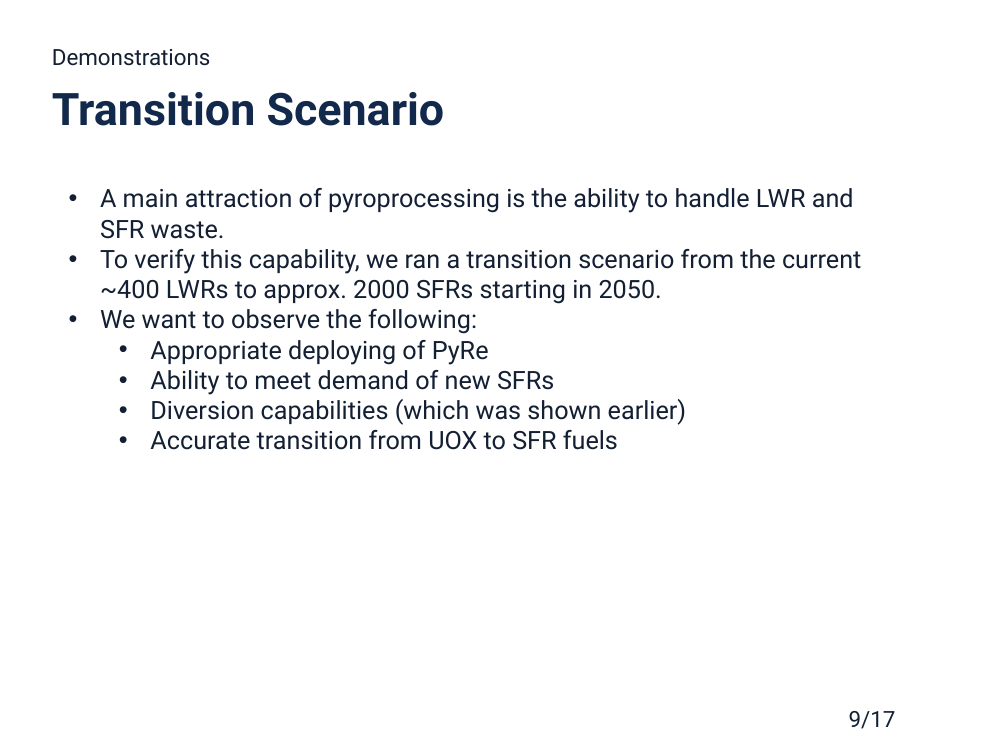
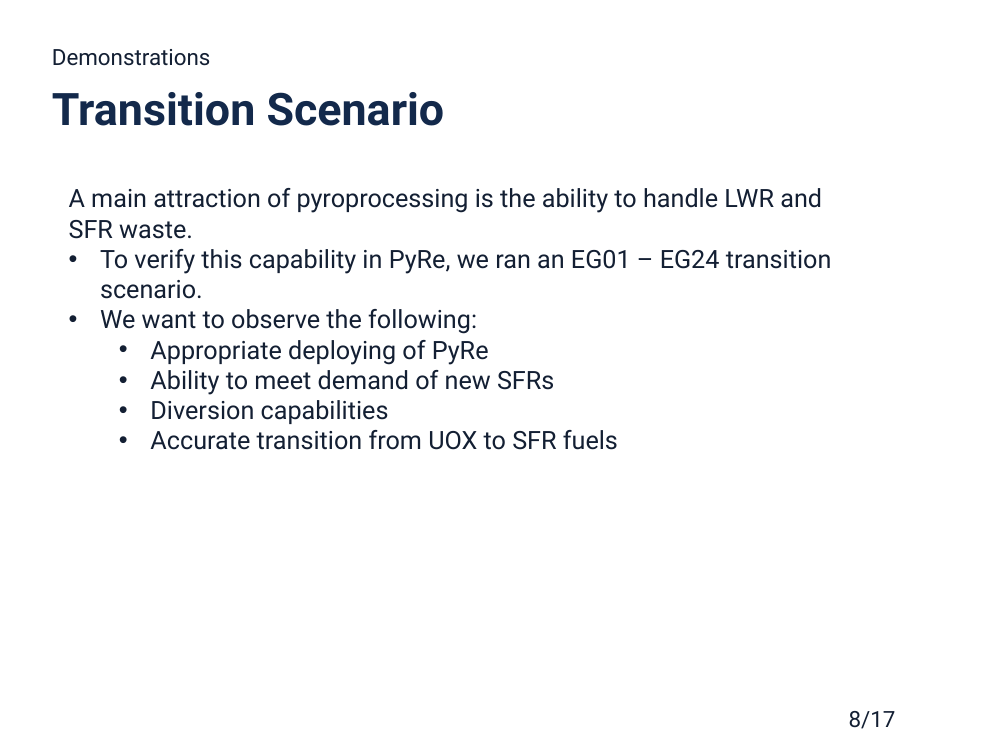
Before and after one commit to gtw2/2019-westphal-twofcs, a slide deck: slide 8 of 2019-westphal-twofcs-pres.pptx (slide 9 before the commit). Drawn at 1008x756 pixels with LibreOffice and Linux fonts; fonts in the diff are those of the drawing; background and template pictures are left out. Boxes give left, top, right and bottom in pixels: in the first picture for what was removed or moved away, otherwise in the second. Text is boxed around its words. In the diff, an @@ line names an element or a change of style, - is before the commit and + after.

```diff
--- a/2019-westphal-twofcs-pres.pptx
+++ b/2019-westphal-twofcs-pres.pptx
@@ text at (69,188,822,239): bullet • to none @@
@@ text at (100,249,832,299): text changed @@
-• To verify this capability, we ran a transition scenario from the current ~400 LWRs to approx. 2000 SFRs starting in 2050.
+• To verify this capability in PyRe, we ran an EG01 – EG24 transition scenario.
@@ text at (150,400,389,424): text changed @@
-  • Diversion capabilities (which was shown earlier)
+  • Diversion capabilities
@@ page number at (849,711,896,729): text changed @@
-9/17
+8/17
```
Also in this commit, not shown: 9 other slides changed, 2 slides added, 1 slide removed, 1 other file.
